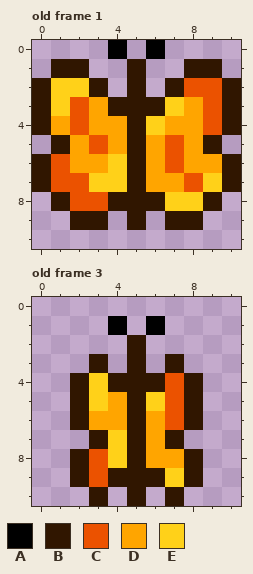
Pixel-art file, stored at data/sprites/butterfly-orange.aseprite. Above, as it was before the edit.
32x32 pixels, 4 frames. Shown: old frame 1, old frame 3. The old version is drawn lined up with the new one, on the new canvas. The commit also changed other frames, which this record leaves out.
Palette (. is transparent): A #000000  B #301600  C #eb5200  D #ffa500  E #ffd119
Pixels before, old frame 1, first column x 0:
 0 ....A.A....
 1 .BB..B..BB.
 2 BEEB.B.BCCB
 3 BECDBBBEDCB
 4 BDCDDBEDDCB
 5 .BDCDBDCDB.
 6 BCDDEBDCDDB
 7 BCCEEBDDCEB
 8 .BCCBBBEEB.
 9 ..BB.B.BB..
Pixels before, old frame 3, first column x 2:
 1 ..A.A..
 2 ...B...
 3 .B.B.B.
 4 BEBBBCB
 5 BEDBECB
 6 BDDBDCB
 7 .BEBDB.
 8 BCEBDDB
 9 BCBBBEB
10 .B.B.B.
After the commit:
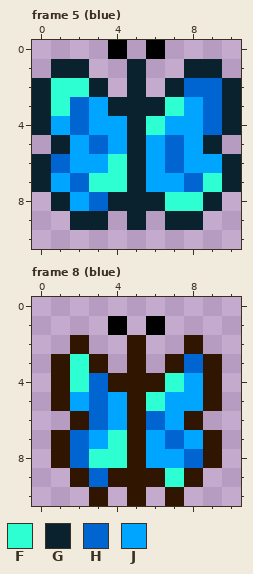
Colours new in this view: F #2effd2  G #0a212e  H #0065d1  J #00a5ff
A new or re-ordered frame is compared with the old frame closest to it.
What changed:
canvas 32x32 -> 11x11, the old top-left corner now at -1,-2 (the part of the old canvas that was cut away was empty and is not shown)
frames 4 -> 8
Changed rows in their new state; - is an unchanged pixel.
Frame 5 (blue) is new; against old frame 1:
first column x 0:
 1 -GG--G--GG-
 2 GFFG-G-GHHG
 3 GFHJGGGFJHG
 4 GJHJJGFJJHG
 5 -GJHJGJHJG-
 6 GHJJFGJHJJG
 7 GJHFFGJJHFG
 8 -GJHGGGFFG-
 9 --GG-G-GG--
Frame 8 (blue) is new; against old frame 3:
first column x 1:
 2 -B-----B-
 3 BF-----HB
 4 BFH---FJB
 5 BJHJ-FJJB
 6 --HJ-HJ--
 7 BHJF-JHJB
 8 BHFF-JJHB
 9 --H---F--
Boxes around the changes in both pictures, in picture pixels (x1, y1, x2, y2):
changed: (32, 59, 241, 230)
changed: (51, 335, 222, 487)
